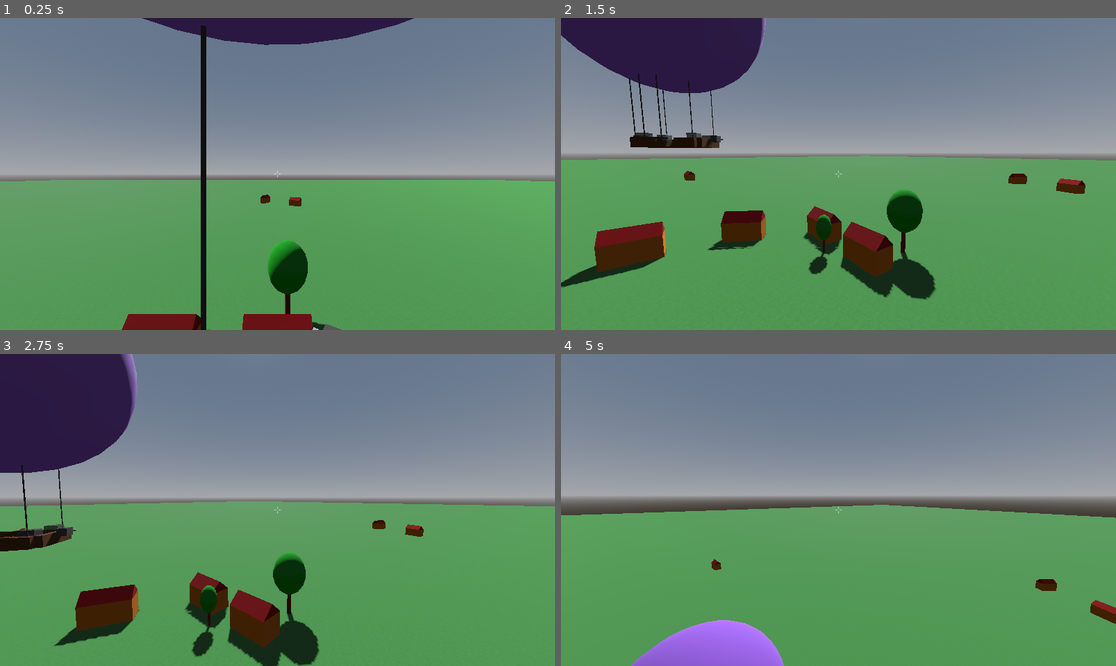
Above: before the commit, frames 1-4 (two rows, left to right).
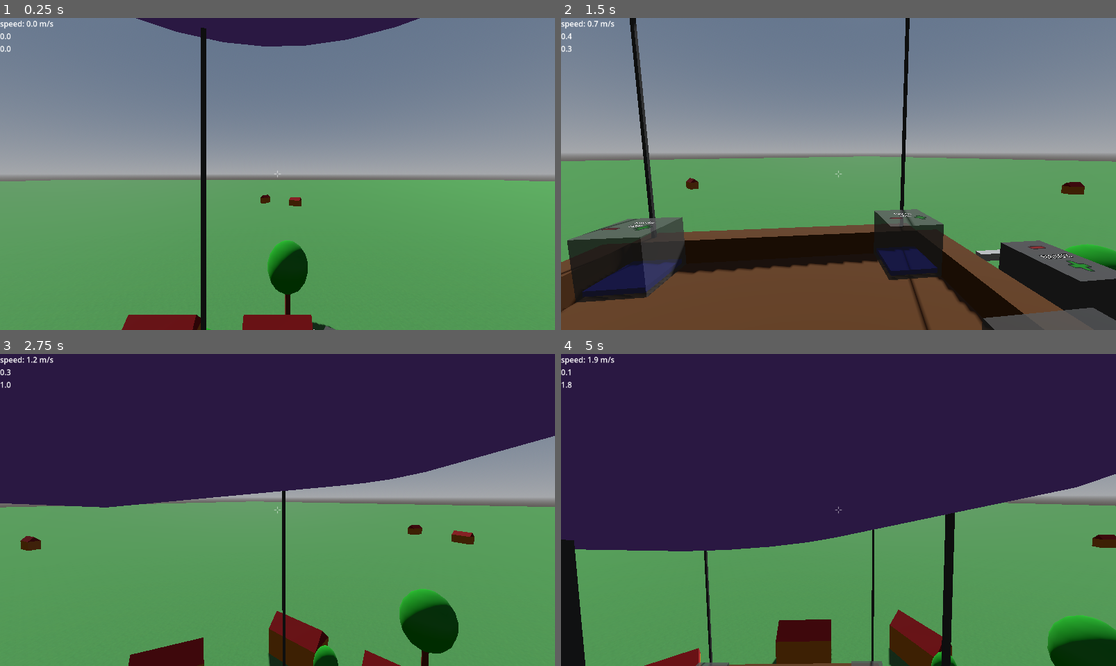
Above: after the commit, the same moments.

Repository: jmdejong/airships
Game: Godot game, scene res://scenes/world.tscn
Same seed, same stepped clock (60 frames per second), same inputs: the game is played once before the commit and once after it.
Inputs (mouse positions are in pixels of both pictures, inside the frame that each line leads up to):
- Up to frame 1 (0.25 s): no input
- Up to frame 2 (1.5 s): move the mouse to (960, 158) at 0.52 s; hold D (right) 0.53-1.28 s; hold Shift (sprint) 0.53-1.28 s; click (960, 158) at 0.6 s; move the mouse to (810, 174) at 1.27 s; hold Space (up) from 1.28 s (still down); tap Shift (sprint) at 1.35 s; click (810, 174) at 1.42 s
- Up to frame 3 (2.75 s): keep holding Space (up); tap G (toggle_gravity) at 1.55, 2.1 s; move the mouse to (288, 503) at 2.02 s; click (288, 503) at 2.3 s
- Up to frame 4 (5 s): keep holding Space (up); move the mouse to (832, 516) at 2.77 s; click (832, 516) at 2.85 s; tap Shift (sprint) at 3.05 s; move the mouse to (877, 513) at 3.52 s; hold Shift (sprint) 3.53-4.28 s; click (877, 513) at 3.67 s; tap G (toggle_gravity) at 3.8 s; move the mouse to (794, 506) at 4.27 s; tap B (toggle_build) at 4.35 s; click (794, 506) at 4.55 s

The runs differ from the first frame. In frame 1, 0.5% of the frame differs, in the area x 0-96%, y 0-100%; in frame 2, 41%; in frame 3, 45%; in frame 4, 67%, in the area x 0-100%, y 0-100%.

Commit message:
rigidbody3d movement for player

Diff:
--- a/code/airship.gd
+++ b/code/airship.gd
@@ -36,7 +36,10 @@
 		var global_force: Force = force.transformed(global_transform)
 		apply_force(global_force.direction, global_force.pos - global_position)
 
-func build_target() -> bool:
+func is_build_target() -> bool:
+	return true
+
+func is_floor() -> bool:
 	return true
 
 func build_component(pos: Vector3, component: Component) -> void:
--- a/code/build.gd
+++ b/code/build.gd
@@ -15,7 +15,7 @@
 
 func place_preview() -> void:
 	var collider = %BuildCast.get_collider()
-	if collider != null and collider.has_method("build_target"):
+	if collider != null and collider.has_method("is_build_target"):
 		%BuildPreview.global_rotation = collider.global_rotation
 		var cpos: Vector3 = collider.to_local(%BuildCast.get_collision_point() + %BuildCast.get_collision_normal() * 0.24).snappedf(0.5)
 		%BuildPreview.global_position = collider.to_global(cpos)
@@ -28,7 +28,7 @@
 
 func try_build() -> void:
 	var collider = %BuildCast.get_collider()
-	if collider != null and collider.has_method("build_target"):
+	if collider != null and collider.has_method("is_build_target"):
 		%BuildPreview.global_rotation = collider.global_rotation
 		var cpos: Vector3 = collider.to_local(%BuildCast.get_collision_point() + %BuildCast.get_collision_normal() * 0.24).snappedf(0.5)
 		%BuildPreview.global_position = collider.to_global(cpos)
--- a/code/player.gd
+++ b/code/player.gd
@@ -1,11 +1,17 @@
-extends CharacterBody3D
+extends RigidBody3D
 
 const MOUSE_SENSITIVITY: float = 0.003
-const speed: float = 4
-const sprint_speed: float = 40
-const jump_speed: float = 10
+const speed: float = 5
+const sprint_multiplier: float = 10
+const jump_speed: float = 4
+const walk_force: float = 1000
 
 var gravity_enabled: bool = true
+var mouse_motion: Vector2 = Vector2.ZERO
+var used_platform: RigidBody3D = null
+var platform_movement: Vector3 = Vector3.ZERO
+var last_since_floor: float = 0
+const last_since_floor_max: float = 5
 
 enum MouseMode {Unfocused, Play, Select, Build, Remove}
 
@@ -33,21 +39,63 @@
 		down = Vector3(0, -1, 0)
 	look_at(global_position + (quaternion * Vector3.RIGHT).cross(down).normalized(), -down.normalized())
 
+func _physics_process(delta: float) -> void:
+	last_since_floor += delta
+	if last_since_floor >= last_since_floor_max:
+		used_platform = null
+func _integrate_forces(state: PhysicsDirectBodyState3D) -> void:
+	if mouse_motion != Vector2.ZERO:
+		$Head.rotation.x = clamp($Head.rotation.x - mouse_motion.y * MOUSE_SENSITIVITY, -PI/2, PI/2)
+		rotate_y(-mouse_motion.x * MOUSE_SENSITIVITY)
+		mouse_motion = Vector2.ZERO
 
-func _physics_process(delta: float) -> void:
+	var is_on_ground: bool = false#%GroundCheck.get_collision_count() > 0
+	for i in state.get_contact_count():
+		if state.get_contact_local_normal(i).y > 0.7:# and state.get_contact_local_position(i).y < 0.2:
+			is_on_ground = true
+			var o: Node3D = state.get_contact_collider_object(i)
+			if o is RigidBody3D:
+				used_platform = o
+				platform_movement = o.linear_velocity
+				last_since_floor = 0
+				break
+			else:
+				used_platform = null
+	var floor_movement: Vector3 = Vector3.ZERO
+	if used_platform != null:
+		floor_movement = platform_movement * (last_since_floor_max - last_since_floor) / last_since_floor_max
 	var input_movement: Vector2 = Input.get_vector("left", "right", "forwards", "backwards")
 	var s: float = speed
 	if Input.is_action_pressed("sprint"):
-		s = sprint_speed
-	var movement: Vector3 = (Vector3(input_movement.x, 0, input_movement.y) * s)
-	if gravity_enabled:
-		movement.y = velocity.y - Atmosphere.gravity() * delta
-		if Input.is_action_pressed("up"):
-			movement.y = s
+		s *= sprint_multiplier
+	var movement: Vector3 = (Vector3(input_movement.x, 0, input_movement.y) * s).rotated(Vector3(0, 1, 0), rotation.y)
+	var desired_velocity: Vector3 = floor_movement + movement
+	var deltav: Vector3 = desired_velocity - linear_velocity
+	deltav.y = 0
+	if is_on_ground:
+		var force: Vector3 = deltav * mass * 10
+		#linear_velocity.x = desired_velocity.x
+		#linear_velocity.z = desired_velocity.z
+		apply_central_force(force)
 	else:
-		movement.y = s * (float(Input.is_action_pressed("up")) - float(Input.is_action_pressed("down")))
-	velocity = movement.rotated(Vector3(0, 1, 0), rotation.y)
-	move_and_slide()
+		apply_central_force(deltav * mass)
+
+	%Info.text = "speed: %1.1f m/s\n%1.1f\n%1.1f" % [
+		Vector2(linear_velocity.x, linear_velocity.z).length(),
+		Vector2(desired_velocity.x, desired_velocity.z).length(),
+		Vector2(deltav.x, deltav.z).length()
+	]
+	#if gravity_enabled:
+	#else:
+	#movement.y = s * (float(Input.is_action_pressed("up")) - float(Input.is_action_pressed("down")))
+	if Input.is_action_pressed("up"):
+		linear_velocity.y = jump_speed
+	#if input_movement != Vector2.ZERO:
+		#apply_central_force(movement * mass)
+		#linear_velocity.x = movement.x
+		#linear_velocity.z = movement.z
+	#linear_velocity = movement.rotated(Vector3(0, 1, 0), rotation.y)
+	#move_and_slide()
 
 	try_interact()
 	if mouse_mode == MouseMode.Build:
@@ -56,8 +104,13 @@
 	viewpoint_changed.emit(position)
 
 func _unhandled_input(event: InputEvent):
+
+	if event is InputEventMouseMotion and Input.mouse_mode == Input.MOUSE_MODE_CAPTURED:
+		mouse_motion += event.relative
+
 	if Input.is_action_just_pressed("toggle_gravity"):
 		gravity_enabled = !gravity_enabled
+		gravity_scale = float(gravity_enabled)
 
 	if Input.is_action_just_pressed("toggle_build"):
 		if mouse_mode == MouseMode.Select:
@@ -79,10 +132,6 @@
 			mouse_mode = MouseMode.Play
 	if Input.is_action_just_pressed("cancel_click"):
 		mouse_mode = MouseMode.Play
-
-	if event is InputEventMouseMotion and Input.mouse_mode == Input.MOUSE_MODE_CAPTURED:
-		$Head.rotation.x = clamp($Head.rotation.x - event.relative.y * MOUSE_SENSITIVITY, -PI/2, PI/2)
-		rotate_y(-event.relative.x * MOUSE_SENSITIVITY)
 
 
 func try_interact() -> void:
--- a/scenes/player.tscn
+++ b/scenes/player.tscn
@@ -16,19 +16,37 @@
 [sub_resource type="SphereShape3D" id="SphereShape3D_qhqgy"]
 radius = 0.25
 
-[node name="Player" type="CharacterBody3D"]
+[sub_resource type="CylinderShape3D" id="CylinderShape3D_dqkch"]
+height = 0.1
+radius = 0.2
+
+[node name="Player" type="RigidBody3D"]
 collision_layer = 2
-collision_mask = 3
+collision_mask = 7
+axis_lock_angular_x = true
+axis_lock_angular_y = true
+axis_lock_angular_z = true
+mass = 70.0
+can_sleep = false
+contact_monitor = true
+max_contacts_reported = 15
 script = ExtResource("1_3vyb7")
+
+[node name="Info" type="Label" parent="."]
+unique_name_in_owner = true
+offset_right = 40.0
+offset_bottom = 23.0
+text = "speed"
 
 [node name="CollisionShape3D" type="CollisionShape3D" parent="."]
 transform = Transform3D(1, 0, 0, 0, 1, 0, 0, 0, 1, 0, 0.8, 0)
-shape = SubResource("CapsuleShape3D_u8vuu")
+shape = SubResource("CapsuleShape3D_dqkch")
 
 [node name="Head" type="Node3D" parent="."]
 transform = Transform3D(1, 0, 0, 0, 1, 0, 0, 0, 1, 0, 1.5, 0)
 
 [node name="Camera3D" type="Camera3D" parent="Head"]
+current = true
 
 [node name="EyeCast" type="RayCast3D" parent="Head"]
 unique_name_in_owner = true
@@ -99,5 +117,11 @@
 [node name="CollisionShape3D" type="CollisionShape3D" parent="ZoneFinder"]
 shape = SubResource("SphereShape3D_qhqgy")
 
+[node name="GroundCheck" type="ShapeCast3D" parent="."]
+unique_name_in_owner = true
+shape = SubResource("CylinderShape3D_dqkch")
+target_position = Vector3(0, 0, 0)
+collision_mask = 5
+
 [connection signal="select_build" from="BuildTab" to="." method="_on_build_tab_select_build"]
 [connection signal="select_remove" from="BuildTab" to="." method="_on_build_tab_select_remove"]
--- a/scenes/world.tscn
+++ b/scenes/world.tscn
@@ -28,8 +28,8 @@
 shadow_enabled = true
 shadow_blur = 10.0
 
-[node name="Player" parent="." instance=ExtResource("2_rwgxs")]
-transform = Transform3D(-4.37114e-08, 0, 1, 0, 1, 0, -1, 0, -4.37114e-08, 0, 27, 0)
-
 [node name="Airship" parent="." instance=ExtResource("3_4wyf3")]
 transform = Transform3D(0.5, 0, 0.866025, 0, 1, 0, -0.866025, 0, 0.5, 0, 24, 0)
+
+[node name="Player" parent="." instance=ExtResource("2_rwgxs")]
+transform = Transform3D(-5.96046e-08, 0, 1, 0, 1, 0, -1, 0, -5.96046e-08, 0, 27, 0)
Not shown: 1 places in scenes/player.tscn that only renumber resources
